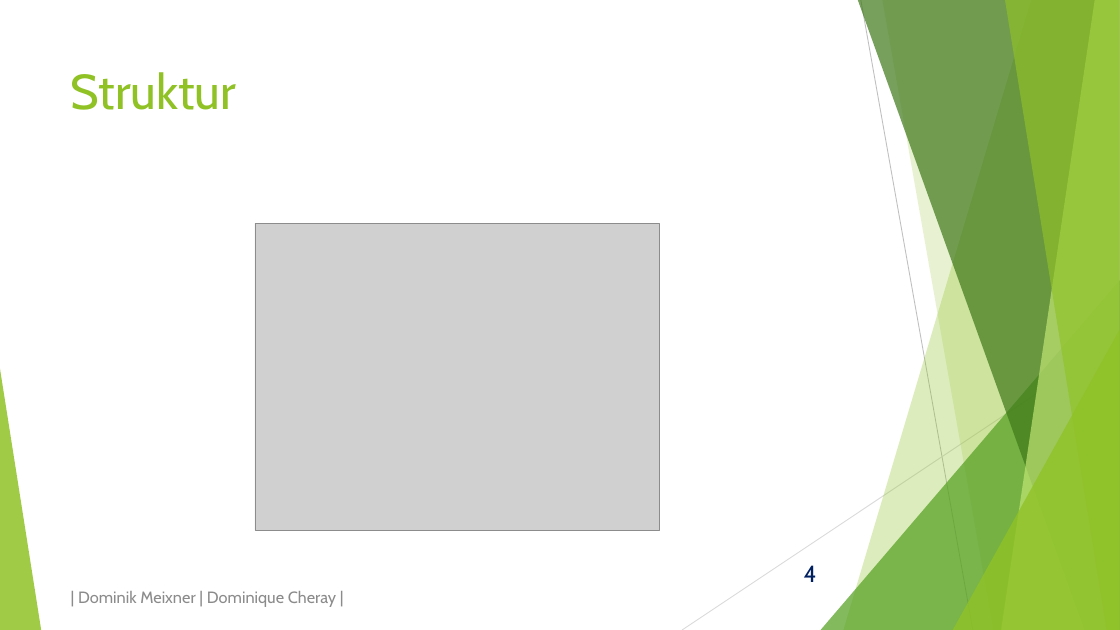
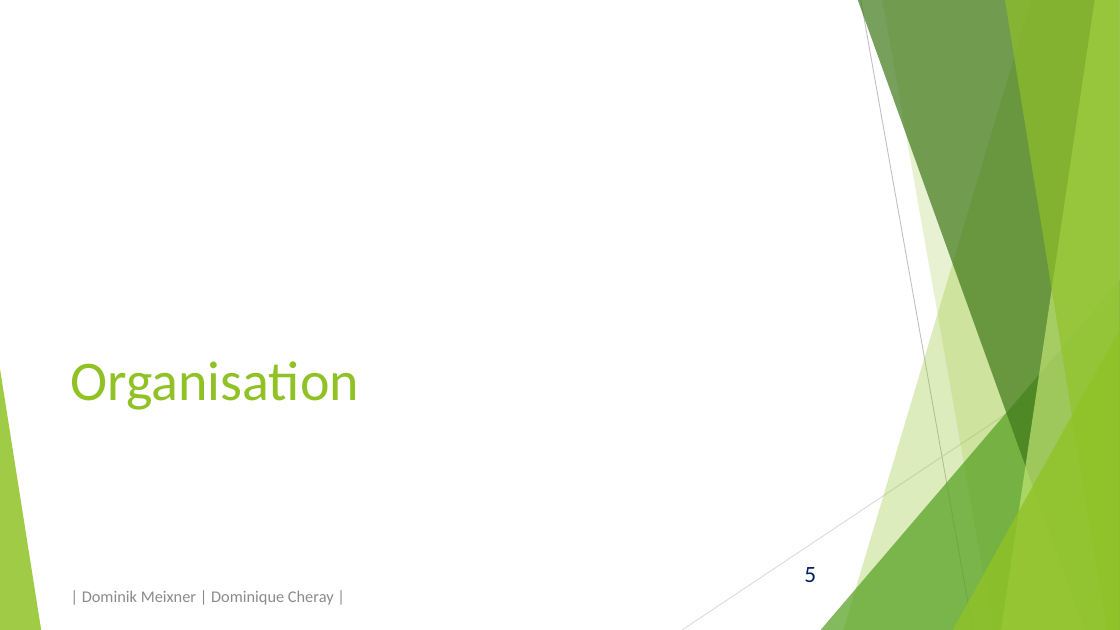
Before and after one commit to domeix/BlaBla, a slide deck: slide 5 of NationaleKohorte/NationaleKohortePraes.pptx (slide 4 before the commit). Drawn at 1120x630 pixels with LibreOffice and Linux fonts; fonts in the diff are those of the drawing; grey boxes stand for pictures. Boxes give left, top, right and bottom in pixels: in the first picture for what was removed or moved away, otherwise in the second. Text is boxed around its words. In the diff, an @@ line names an element or a change of style, - is before the commit and + after.

```diff
--- a/NationaleKohorte/NationaleKohortePraes.pptx
+++ b/NationaleKohorte/NationaleKohortePraes.pptx
@@ title removed at (x1=71, y1=72, x2=237, y2=110) @@
-Struktur
@@ picture removed at (x1=255, y1=223, x2=660, y2=531) @@
@@ title added at (x1=71, y1=361, x2=359, y2=410), 48 pt, text #90C226 @@
+Organisation
@@ page number at (x1=804, y1=567, x2=816, y2=582): text changed; font Cabin to Calibri @@
-4
+5
@@ text "| Dominik Meixner | Dominique ..." at (x1=82, y1=590, x2=334, y2=605): font Cabin to Calibri @@
```
Also in this commit, not shown: 5 other slides changed, 2 slides added, 17 slides removed, 2 other files.
